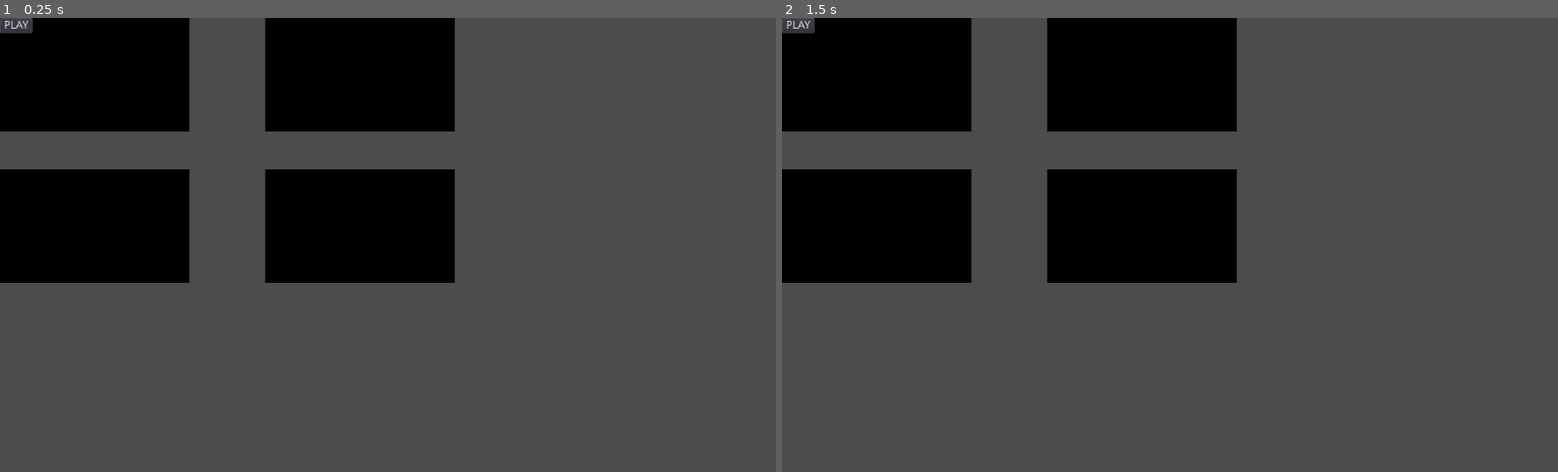
Above: before the commit, frames 1-2 (left to right).
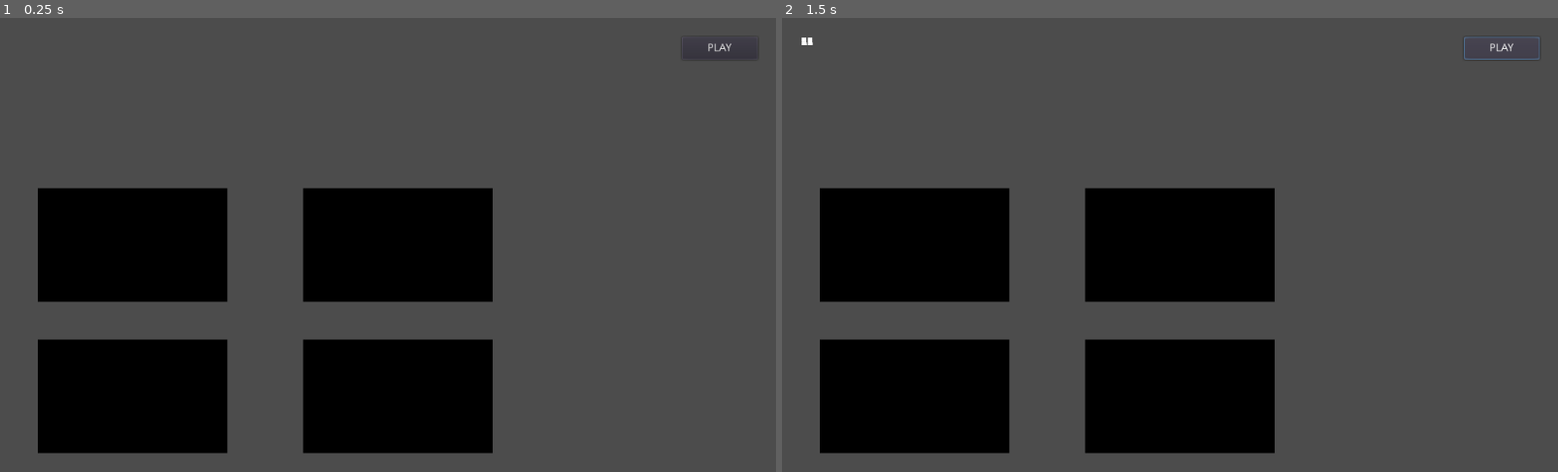
Above: after the commit, the same moments.

Repository: rosemunho/videobingo
Game: Godot game, scene res://Main.tscn
Same seed, same stepped clock (60 frames per second), same inputs: the game is played once before the commit and once after it.
Inputs:
- Up to frame 1 (0.25 s): no input
- Up to frame 2 (1.5 s): click "PLAY" at 0.5 s; click "PLAY" at 1.25 s

The runs differ from the first frame. In frame 1, 33% of the frame differs, in the area x 0-98%, y 0-96%; in frame 2, 33%.

Commit message:
Added toggle to cards. Better UI. Start play generates ball values.

Diff:
--- a/Card.gd
+++ b/Card.gd
@@ -32,4 +32,9 @@
 func generate_values():
 	for i in 15:
 		randomize()
-		cells[i] = (randi() %  60-1) + 1
+		cells.push_back((randi() %  60-1) + 1)
+
+
+func on_card_clicked():
+	is_active = not is_active
+	display_card()
--- a/Card.tscn
+++ b/Card.tscn
@@ -101,3 +101,11 @@
 margin_top = 8.0
 margin_right = 16.0
 margin_bottom = 8.0
+
+[node name="Button" type="Button" parent="."]
+modulate = Color( 1, 1, 1, 0 )
+margin_right = 250.0
+margin_bottom = 150.0
+shortcut_in_tooltip = false
+
+[connection signal="pressed" from="Button" to="." method="on_card_clicked"]
--- a/Extractor.gd
+++ b/Extractor.gd
@@ -1,28 +1,60 @@
 extends Container
 
+enum PlayStatus {START, PAUSE, RESUME, STOP}
 var config = ConfigFile.new()
 
 var ball_scene = preload("res://Ball.tscn")
 var balls = []
+var next_extraction_state = PlayStatus.START
 
 # Called when the node enters the scene tree for the first time.
 func _ready():
 	config.load("res://GlobalConfigs.cfg")
 
-	create_balls()
+# Changed this to generate only 1 number and change hardcoded values to var
+#func generate_values():
+#	var ball_num = -1
+#	var i = 0
+#	randomize()
+#	while i < 30:
+#		ball_num = (randi() %  60-1) + 1
+#		if not balls.has(ball_num):
+#			balls.push_back(ball_num)
+#			print(ball_num)
+#			i += 1
 
-# Changed this to generate only 1 number and change hardcoded values to var
-func generate_values():
+func generate_value():
+	var found = false
 	var ball_num = -1
-	var i = 0
 	randomize()
-	while i < 30:
+	while not found:
 		ball_num = (randi() %  60-1) + 1
 		if not balls.has(ball_num):
-			balls[i] = ball_num
-			i += 1
+			balls.push_back(ball_num)
+			print(ball_num)
+			found = true
+
 
 func create_balls():
+	var ball_num
 	for i in 30:
 		var ball_instance = ball_scene.instance()
 		add_child(ball_instance, true)
+		generate_value()
+		if i+1 == 1:
+			ball_num = get_node("Ball/Num")
+		else:
+			ball_num = get_node("Ball" + str(i+1) + "/Num")
+		ball_num.text = str(balls[i])
+
+func on_play_btn_clicked():
+	match next_extraction_state:
+		PlayStatus.START:
+			#generate_values()
+			create_balls()
+		PlayStatus.PAUSE:
+			print("paused")
+		PlayStatus.RESUME:
+			print("resumed")
+		PlayStatus.STOP:
+			print("stopped and reset")
--- a/Main.tscn
+++ b/Main.tscn
@@ -10,8 +10,12 @@
 script = SubResource( 1 )
 
 [node name="CardTray" type="GridContainer" parent="."]
-margin_right = 600.0
-margin_bottom = 400.0
+anchor_top = 1.0
+anchor_bottom = 1.0
+margin_left = 50.0
+margin_top = -375.0
+margin_right = 650.0
+margin_bottom = -25.0
 grow_horizontal = 0
 grow_vertical = 0
 custom_constants/vseparation = 200
@@ -38,22 +42,29 @@
 margin_bottom = 200.0
 
 [node name="BallTray" type="Container" parent="."]
-margin_right = 40.0
-margin_bottom = 40.0
+margin_left = 25.0
+margin_top = 25.0
+margin_right = 750.0
+margin_bottom = 200.0
 script = ExtResource( 3 )
 __meta__ = {
 "_edit_use_anchors_": false
 }
 
 [node name="PlayButton" type="Button" parent="."]
-margin_right = 43.0
-margin_bottom = 20.0
+anchor_left = 1.0
+anchor_right = 1.0
+margin_left = -124.0
+margin_top = 25.0
+margin_right = -24.0
+margin_bottom = 55.0
 text = "PLAY"
 __meta__ = {
 "_edit_use_anchors_": false
 }
 
 [node name="Prizetable" type="VBoxContainer" parent="."]
+visible = false
 margin_right = 40.0
 margin_bottom = 40.0
 __meta__ = {
@@ -61,3 +72,5 @@
 }
 
 [node name="Prize" parent="Prizetable" instance=ExtResource( 2 )]
+
+[connection signal="pressed" from="PlayButton" to="BallTray" method="on_play_btn_clicked"]
